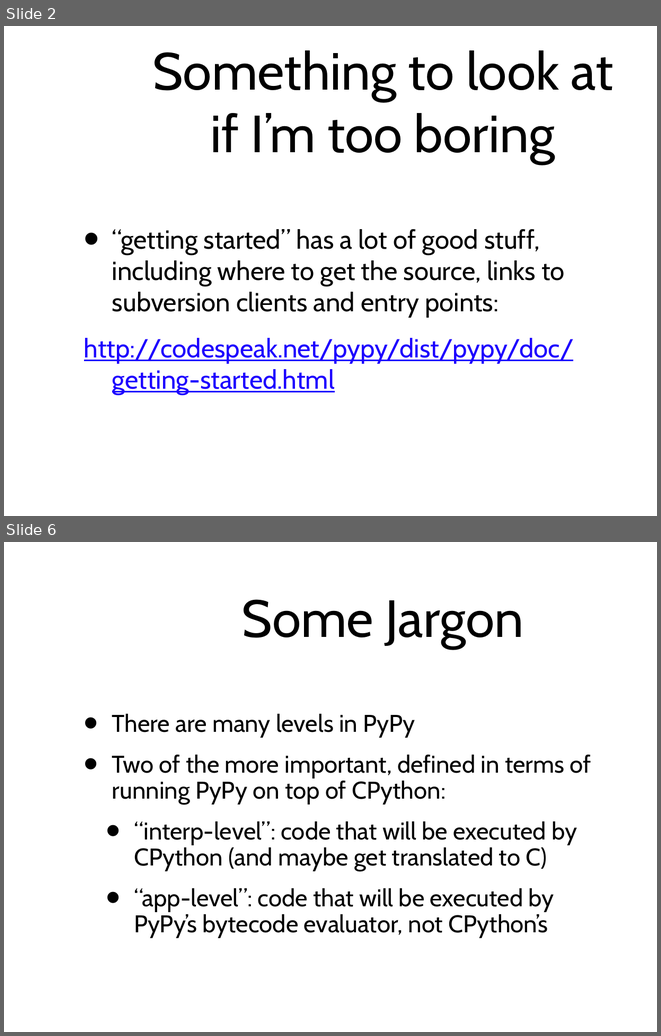
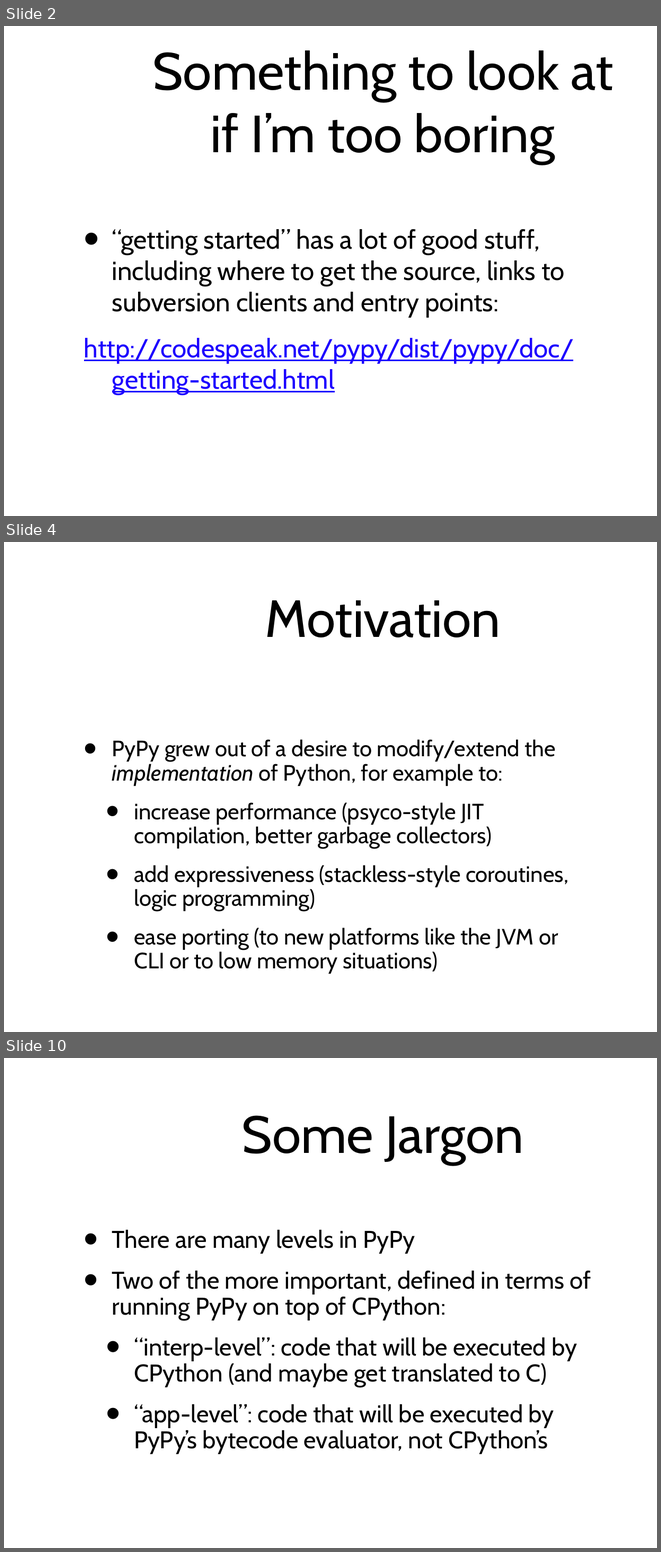
Before and after one commit to wdv4758h/pypy-extradoc, a slide deck: talk/sprint-introduction.ppt. Shown one above the other, each under a label of ours: slides 2 and 6 before the commit, slides 2, 4 and 10 after it; the slides between them are not shown. The pictures are 661x1036 and 661x1552 pixels, drawn with LibreOffice and Linux fonts; fonts in the diff are those of the drawing; background and template pictures are left out. Boxes give left, top, right and bottom in pixels: in the first picture for what was removed or moved away, otherwise in the second. Text is boxed around its words. In the diff, an @@ line names an element or a change of style, - is before the commit and + after.

```diff
--- a/talk/sprint-introduction.ppt
+++ b/talk/sprint-introduction.ppt
@@ slide 4 added at <box>4,542,657,1032</box>, background #FFFFFF @@
@@ title added at <box>265,600,501,637</box>, 64 pt, text #000000 @@
+Motivation
@@ text added at <box>112,739,568,973</box>, 27.2 pt, text #000000 @@
+• PyPy grew out of a desire to modify/extend the implementation of Python, for example to:
+  • increase performance (psyco-style JIT compilation, better garbage collectors)
+  • add expressiveness (stackless-style coroutines, logic programming)
+  • ease porting (to new platforms like the JVM or CLI or to low memory situations)
@@ what was slide 6 is now slide 10 @@
```
Also in this commit, not shown: 11 slides changed, 9 other slides added, 1 slide removed, 28 other files.
